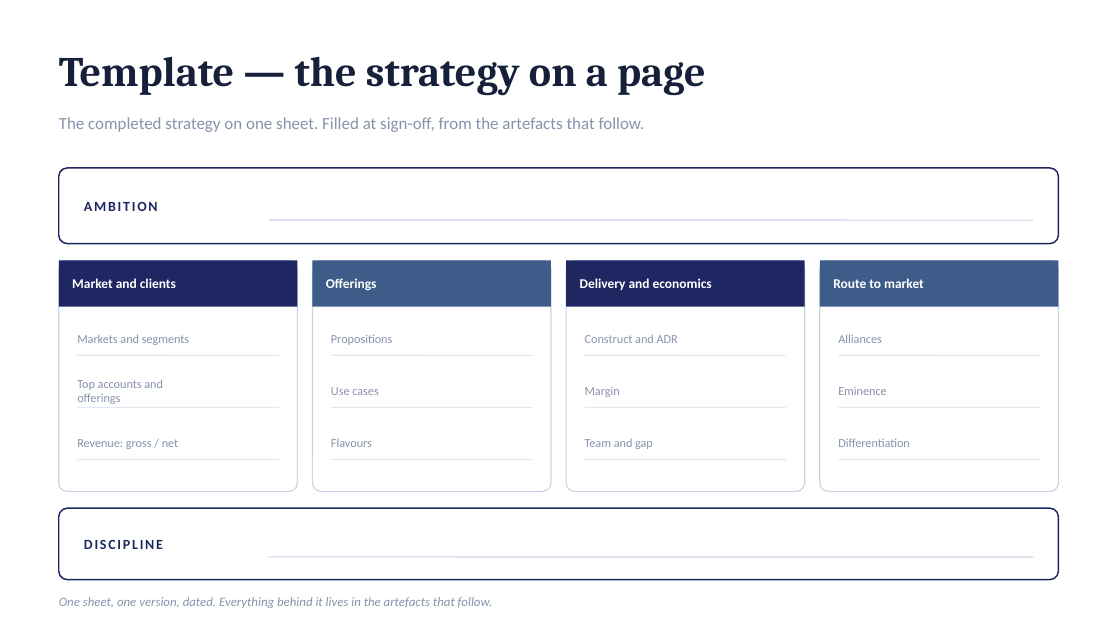
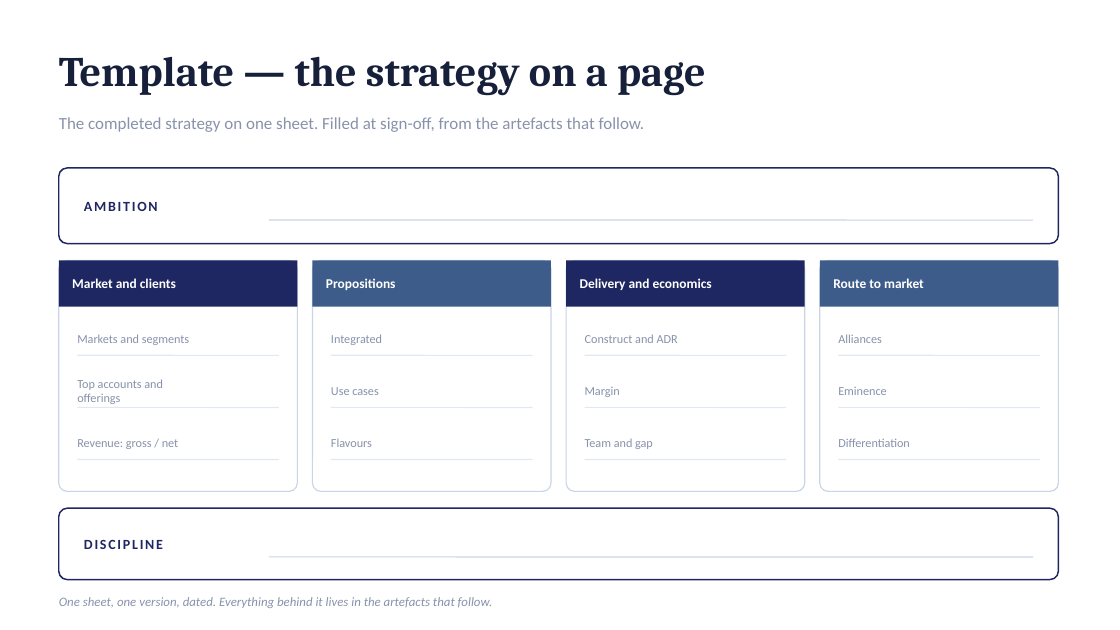
Before and after one commit to dhajjar-cyber/bae, a slide deck: slide 29 of FSI strategy/EAI&D-FSI-Strategy-Development-Plan.pptx (slide 27 before the commit). Drawn at 1120x630 pixels with LibreOffice and Linux fonts; fonts in the diff are those of the drawing. Boxes give left, top, right and bottom in pixels: in the first picture for what was removed or moved away, otherwise in the second. Text is boxed around its words. In the diff, an @@ line names an element or a change of style, - is before the commit and + after.

```diff
--- a/FSI strategy/EAI&D-FSI-Strategy-Development-Plan.pptx
+++ b/FSI strategy/EAI&D-FSI-Strategy-Development-Plan.pptx
@@ text at [326, 278, 396, 290]: text changed @@
-Offerings
+Propositions
@@ text at [331, 334, 382, 345]: text changed @@
-Propositions
+Integrated
```
Also in this commit, not shown: 12 other slides changed, 2 slides added, 3 other files.
